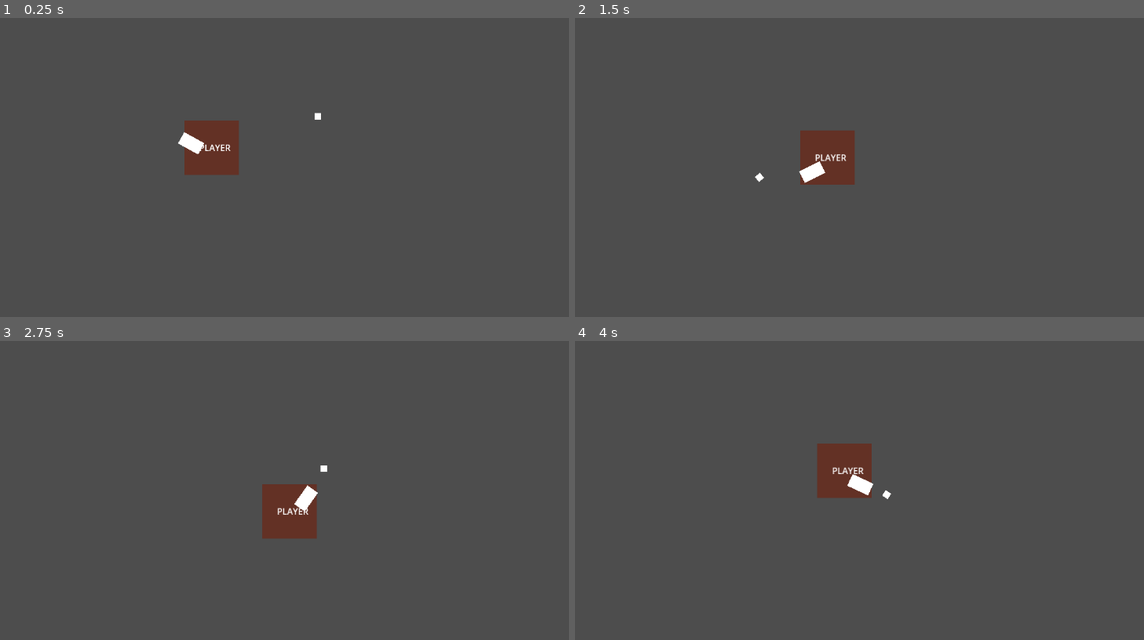
Above: before the commit, frames 1-4 (two rows, left to right).
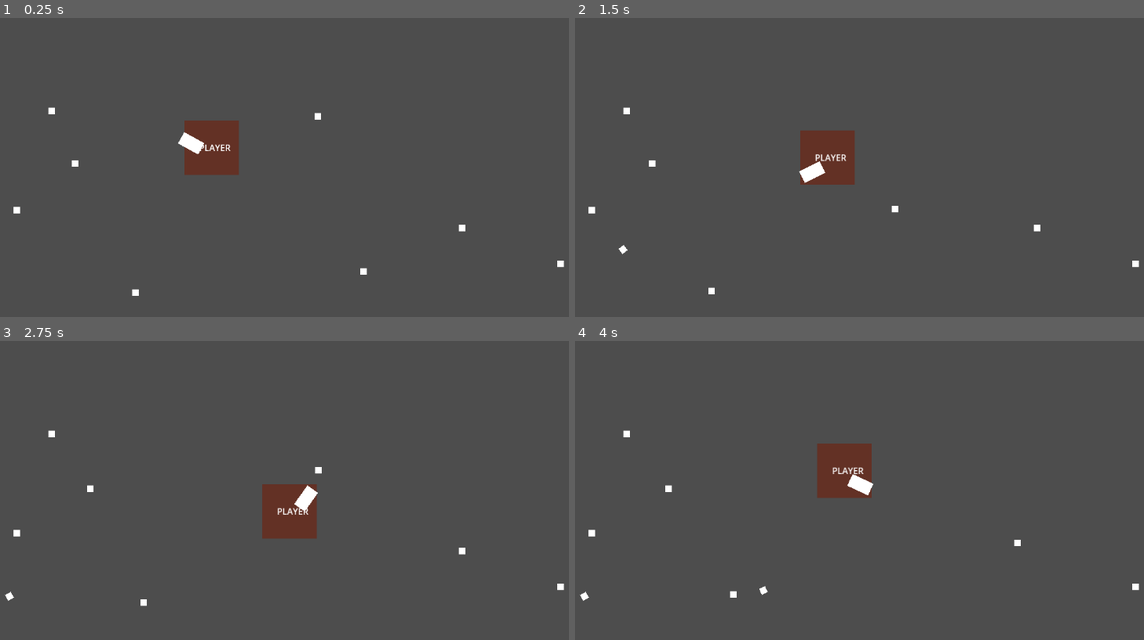
Above: after the commit, the same moments.

Repository: JeppeLindberg/goedware_game_jam_14_everything_is_a_resource
Game: Godot game, scene res://scenes/main.tscn
Same seed, same stepped clock (60 frames per second), same inputs: the game is played once before the commit and once after it.
Inputs (mouse positions are in pixels of both pictures, inside the frame that each line leads up to):
- Up to frame 1 (0.25 s): no input
- Up to frame 2 (1.5 s): tap Enter at 0.5 s; move the mouse to (996, 170) at 0.52 s; press the mouse at (996, 170) at 0.53 s; hold D (move_right) 0.53-1.28 s; move the mouse to (728, 206) at 1.27 s; release the mouse at (728, 206) at 1.28 s; hold S (move_down) from 1.28 s (still down); click (728, 206) at 1.35 s
- Up to frame 3 (2.75 s): move the mouse to (341, 433) at 2.02 s; release S (move_down) at 2.03 s; press the mouse at (341, 433) at 2.03 s; hold D (move_right) from 2.03 s (still down)
- Up to frame 4 (4 s): move the mouse to (825, 583) at 2.77 s; release D (move_right) at 2.78 s; release the mouse at (825, 583) at 2.78 s; hold W (move_up) 2.78-3.53 s; click (825, 583) at 2.85 s; move the mouse to (1047, 565) at 3.52 s; press the mouse at (1047, 565) at 3.53 s; hold A (move_left) from 3.53 s (still down)

The runs differ from the first frame. In frame 1, 0.2% of the frame differs, in the area x 2-100%, y 29-93%; in frame 2, 0.3%; in frame 3, 0.2%; in frame 4, 0.3%.

Commit message:
progress

Diff:
--- a/prefabs/debris.tscn
+++ b/prefabs/debris.tscn
@@ -8,6 +8,8 @@
 
 [node name="debris" type="RigidBody2D"]
 gravity_scale = 0.0
+linear_damp = 1.0
+angular_damp = 5.0
 script = ExtResource("1_duitm")
 
 [node name="shape" type="CollisionShape2D" parent="."]
--- /dev/null
+++ b/prefabs/debug_spawn.tscn
@@ -0,0 +1,12 @@
+[gd_scene load_steps=3 format=3 uid="uid://cfok781k1dich"]
+
+[ext_resource type="Script" uid="uid://bq03y4muvsm1o" path="res://scripts/debug_spawn.gd" id="1_u4h42"]
+[ext_resource type="Texture2D" uid="uid://d3satm27annnv" path="res://sprites/circle.png" id="2_tr00c"]
+
+[node name="debug_spawn" type="Node2D"]
+script = ExtResource("1_u4h42")
+
+[node name="sprite" type="Sprite2D" parent="."]
+self_modulate = Color(0.776345, 0.597733, 0, 1)
+scale = Vector2(0.102187, 0.102187)
+texture = ExtResource("2_tr00c")
--- /dev/null
+++ b/prefabs/shot.tscn
@@ -0,0 +1,21 @@
+[gd_scene load_steps=4 format=3 uid="uid://ji0ihk5cojma"]
+
+[ext_resource type="Script" uid="uid://bj76ggg6tj1gr" path="res://scripts/shot.gd" id="1_ng2it"]
+
+[sub_resource type="PhysicsMaterial" id="PhysicsMaterial_ng2it"]
+friction = 0.5
+bounce = 0.5
+
+[sub_resource type="CircleShape2D" id="CircleShape2D_tipki"]
+radius = 23.0217
+
+[node name="shot" type="RigidBody2D"]
+physics_material_override = SubResource("PhysicsMaterial_ng2it")
+gravity_scale = 0.0
+lock_rotation = true
+contact_monitor = true
+max_contacts_reported = 10
+script = ExtResource("1_ng2it")
+
+[node name="shape" type="CollisionShape2D" parent="."]
+shape = SubResource("CircleShape2D_tipki")
--- a/scenes/main.tscn
+++ b/scenes/main.tscn
@@ -6,8 +6,11 @@
 [ext_resource type="PackedScene" uid="uid://bqhsyiini58i6" path="res://prefabs/debris.tscn" id="2_tipki"]
 [ext_resource type="Script" uid="uid://b8016b6u8utuu" path="res://scripts/gun.gd" id="3_sugp2"]
 [ext_resource type="Script" uid="uid://cifc4erdmoi1s" path="res://scripts/vacuum_point.gd" id="4_jyhfs"]
+[ext_resource type="PackedScene" uid="uid://ji0ihk5cojma" path="res://prefabs/shot.tscn" id="6_85g3d"]
 [ext_resource type="Script" uid="uid://c7t35v7feojp0" path="res://scripts/center.gd" id="7_o6xl0"]
 [ext_resource type="PackedScene" uid="uid://ygu6wpkmtgbx" path="res://prefabs/attach_template.tscn" id="8_tipki"]
+[ext_resource type="Script" uid="uid://b6a71nkjowvsy" path="res://scripts/debug_spawner.gd" id="10_choun"]
+[ext_resource type="PackedScene" uid="uid://cfok781k1dich" path="res://prefabs/debug_spawn.tscn" id="11_ya4ey"]
 
 [sub_resource type="PhysicsMaterial" id="PhysicsMaterial_0wfyh"]
 friction = 0.0
@@ -25,10 +28,57 @@
 script = ExtResource("1_tbgi4")
 basic_layer = 1
 
+[node name="static" type="Node2D" parent="."]
+
+[node name="wall" type="StaticBody2D" parent="static"]
+position = Vector2(189, 18)
+
+[node name="shape" type="CollisionPolygon2D" parent="static/wall"]
+polygon = PackedVector2Array(44, 2, 81, 60, 211, 18, 282, 125, 573, 126, 819, 96, 827, -13, 394, -170, 5, -102, 1, -1)
+
+[node name="wall2" type="StaticBody2D" parent="static"]
+position = Vector2(978, 98)
+
+[node name="shape" type="CollisionPolygon2D" parent="static/wall2"]
+polygon = PackedVector2Array(44, 104, 142, 252, 130, 524, 528, 560, 779, 532, 819, 96, 827, -13, 394, -170, 5, -102, 1, -1)
+
+[node name="wall3" type="StaticBody2D" parent="static"]
+position = Vector2(142, 704)
+
+[node name="shape" type="CollisionPolygon2D" parent="static/wall3"]
+polygon = PackedVector2Array(44, 104, 142, 252, 130, 524, 1264, 402, 1440, -138, 723, -80, 409, -82, 394, -170, 5, -102, 1, -1)
+
+[node name="wall4" type="StaticBody2D" parent="static"]
+position = Vector2(-184, 49)
+
+[node name="shape" type="CollisionPolygon2D" parent="static/wall4"]
+polygon = PackedVector2Array(44, 104, 101, 651, 456, 796, 370, 591, 289, 499, 228, 386, 259, 73, 409, -48, 392, -148, 105, -128)
+
 [node name="world" type="Node2D" parent="."]
 
 [node name="debris" parent="world" instance=ExtResource("2_tipki")]
 position = Vector2(643, 190)
+
+[node name="debris2" parent="world" instance=ExtResource("2_tipki")]
+position = Vector2(154, 180)
+
+[node name="debris3" parent="world" instance=ExtResource("2_tipki")]
+position = Vector2(308, 515)
+
+[node name="debris4" parent="world" instance=ExtResource("2_tipki")]
+position = Vector2(1089, 462)
+
+[node name="debris5" parent="world" instance=ExtResource("2_tipki")]
+position = Vector2(908, 396)
+
+[node name="debris6" parent="world" instance=ExtResource("2_tipki")]
+position = Vector2(727, 476)
+
+[node name="debris7" parent="world" instance=ExtResource("2_tipki")]
+position = Vector2(90, 363)
+
+[node name="debris8" parent="world" instance=ExtResource("2_tipki")]
+position = Vector2(197, 277)
 
 [node name="player" type="RigidBody2D" parent="world"]
 position = Vector2(448, 248)
@@ -58,6 +108,7 @@
 
 [node name="gun" type="Node2D" parent="world/player"]
 script = ExtResource("3_sugp2")
+shot_prefab = ExtResource("6_85g3d")
 
 [node name="sprite" type="Sprite2D" parent="world/player/gun"]
 position = Vector2(37, 11)
@@ -79,3 +130,7 @@
 [node name="center" type="Node2D" parent="world/player/gun/vacuum_point"]
 script = ExtResource("7_o6xl0")
 attach_template = ExtResource("8_tipki")
+
+[node name="debug_spawner" type="Node2D" parent="."]
+script = ExtResource("10_choun")
+debug_spawn = ExtResource("11_ya4ey")
--- a/scripts/attach.gd
+++ b/scripts/attach.gd
@@ -7,6 +7,7 @@
 var debris
 
 func _ready() -> void:
+	add_to_group('attach')
 	move_towards.position = move_towards.position * (randf()*0.5 + 0.5)
 	if randf() < 0.5:
 		debris_rotation_speed *= -1;
--- a/scripts/debris.gd
+++ b/scripts/debris.gd
@@ -1,11 +1,24 @@
 extends RigidBody2D
 
 var layer: int
+var force_to_add: Vector2
+
+@onready var shape = get_node('shape')
 
 func _ready() -> void:
 	add_to_group('debris')
 	layer = collision_layer
 
+func _physics_process(_delta: float) -> void:
+	if force_to_add != Vector2.ZERO and freeze == false:
+		apply_force(force_to_add)
+		force_to_add = Vector2.ZERO
+
 func disable_collision():
-	collision_layer = 0
+	shape.disabled = true
 	freeze = true
+
+func enable_collision(new_force):
+	force_to_add = new_force
+	shape.disabled = false
+	freeze = false
--- /dev/null
+++ b/scripts/debug_spawn.gd
@@ -0,0 +1,12 @@
+extends Node2D
+
+var start_time = 0.0
+@onready var main = get_node('/root/main')
+
+func _ready() -> void:
+    start_time = main.seconds()
+
+func _process(_delta: float) -> void:
+    var elapsed_time = main.seconds() - start_time
+    if elapsed_time > 1.0:
+        queue_free()
--- /dev/null
+++ b/scripts/debug_spawner.gd
@@ -0,0 +1,8 @@
+extends Node2D
+
+@export var debug_spawn: PackedScene
+
+func spawn(new_position):
+	var new_node = debug_spawn.instantiate()
+	add_child(new_node)
+	new_node.global_position = new_position
--- a/scripts/gun.gd
+++ b/scripts/gun.gd
@@ -3,7 +3,11 @@
 var mouse_pos: Vector2
 var vacuum_on: bool
 
+@export var shot_prefab: PackedScene
+
+@onready var main = get_node('/root/main')
 @onready var vacuum_point = get_node('vacuum_point')
+@onready var world = get_node('/root/main/world')
 
 func _input(event: InputEvent) -> void:
 	if event is InputEventMouse:
@@ -20,6 +24,30 @@
 	if Input.is_action_pressed('vacuum_on'):
 		vacuum_on = true;
 	else:
+		if vacuum_on:
+			shoot()
+
 		vacuum_on = false;
 
 	vacuum_point.set_vacuum_on(vacuum_on)
+
+func shoot():
+	var debris = main.get_children_in_group(vacuum_point, 'debris')
+	if len(debris) == 0:
+		return
+
+	var new_shot = shot_prefab.instantiate()
+	new_shot.global_position = vacuum_point.global_position
+	new_shot.scale = Vector2.ONE
+
+	world.add_child(new_shot)
+	var shoot_velocity = 500.0
+
+	for debris_node in debris:
+		debris_node.reparent(new_shot)
+
+	new_shot.apply_force((mouse_pos - global_position) * shoot_velocity)
+
+	var attach = main.get_children_in_group(vacuum_point, 'attach')
+	for attach_node in attach:
+		attach_node.queue_free()
--- a/scripts/main.gd
+++ b/scripts/main.gd
@@ -1,8 +1,33 @@
 extends Node2D
 
-@export_flags_2d_physics var basic_layer
+@export_flags_2d_physics var basic_layer: int
+@export_flags_2d_physics var no_layer: int
 
 @onready var world = get_node('/root/main/world')
+
+var _seconds = 0.0
+
+func _process(delta: float) -> void:
+	_seconds += delta
+
+func seconds():
+	return _seconds
+
+var _result
+
+func get_children_in_group(node, group):
+	_result = []
+
+	_get_children_in_group_recursive(node, group)
+
+	return _result
+
+func _get_children_in_group_recursive(node, group):
+	for child in node.get_children():
+		if child.is_in_group(group):
+			_result.append(child)
+
+		_get_children_in_group_recursive(child, group)
 
 func get_nodes_in_shape(collider, transform, collision_mask = 0, motion = Vector2.ZERO):
 	var shape = PhysicsShapeQueryParameters2D.new()
--- /dev/null
+++ b/scripts/shot.gd
@@ -0,0 +1,29 @@
+extends RigidBody2D
+
+@onready var debug_spawner = get_node('/root/main/debug_spawner')
+@onready var world = get_node('/root/main/world')
+@onready var main = get_node('/root/main')
+
+var drop_children = []
+
+func _integrate_forces(state: PhysicsDirectBodyState2D) -> void:
+	for i in range(state.get_contact_count()):
+		var collision_point = state.get_contact_collider_position(i)
+		debug_spawner.spawn(collision_point)
+
+		var debris_children = main.get_children_in_group(self, 'debris')
+		var children_to_drop = int(len(debris_children)/2.0) + 1
+		for j in range(len(debris_children)):
+			if j < children_to_drop:
+				drop_children.append(debris_children[j])
+
+
+func _physics_process(_delta: float) -> void:
+	if len(drop_children) != 0:
+		var debris = drop_children.pop_front()
+		debris.reparent(world)
+		debris.enable_collision(Vector2(randf_range(-1,1), randf_range(-1,1)) * 10000.0)
+
+		if len(main.get_children_in_group(self, 'debris')) <= 0:
+			queue_free()
+			return
Not shown: 1 places in scenes/main.tscn that only renumber resources
Not shown, added: scripts/debug_spawn.gd.uid
Not shown, added: scripts/debug_spawner.gd.uid
Not shown, added: scripts/shot.gd.uid
